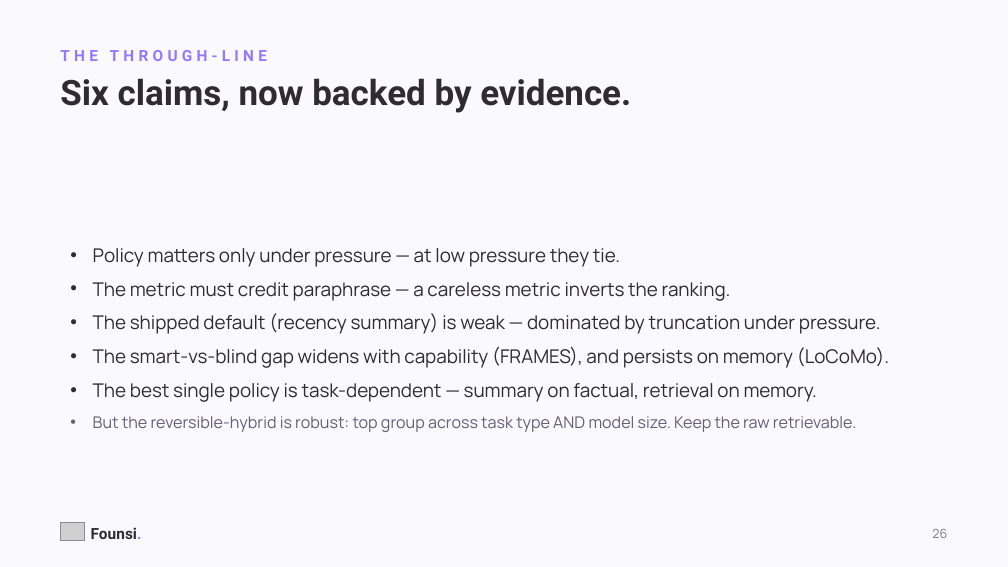
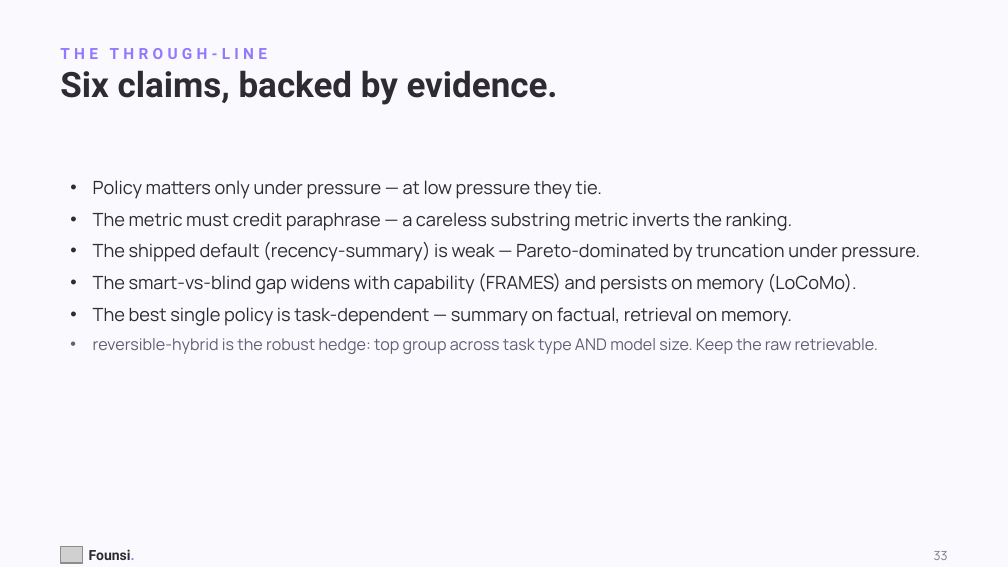
Before and after one commit to kanishkpatel1995/agent-harness, a slide deck: slide 33 of presentation/founsi-context-engineering.pptx (slide 26 before the commit). Drawn at 1008x567 pixels with LibreOffice and Linux fonts; fonts in the diff are those of the drawing; grey boxes stand for pictures. Boxes give left, top, right and bottom in pixels: in the first picture for what was removed or moved away, otherwise in the second. Text is boxed around its words. In the diff, an @@ line names an element or a change of style, - is before the commit and + after.

```diff
--- a/presentation/founsi-context-engineering.pptx
+++ b/presentation/founsi-context-engineering.pptx
@@ text at [60, 70, 558, 105]: text changed @@
-Six claims, now backed by evidence.
+Six claims, backed by evidence.
@@ text "Policy matters only under pressure ...": place and size @@
-text "Policy matters only under pressure ..." at [93, 248, 889, 432]
+text "Policy matters only under pressure ..." at [93, 180, 920, 354]
@@ text "Policy matters only under pressure ..." at [93, 180, 920, 354]: vertical alignment middle to top @@
@@ text at [93, 180, 792, 326]: size 13.5 to 13 pt in "Policy matters only under pressure — at ...", "The best single policy is task-dependent — ..."; less space between paragraphs @@
@@ text at [93, 212, 920, 294]: text changed; size 13.5 to 13 pt @@
-• The metric must credit paraphrase — a careless metric inverts the ranking.
-• The shipped default (recency summary) is weak — dominated by truncation under pressure.
-• The smart-vs-blind gap widens with capability (FRAMES), and persists on memory (LoCoMo).
+• The metric must credit paraphrase — a careless substring metric inverts the ranking.
+• The shipped default (recency-summary) is weak — Pareto-dominated by truncation under pressure.
+• The smart-vs-blind gap widens with capability (FRAMES) and persists on memory (LoCoMo).
@@ text at [93, 338, 878, 354]: text changed @@
-• But the reversible-hybrid is robust: top group across task type AND model size. Keep the raw retrievable.
+• reversible-hybrid is the robust hedge: top group across task type AND model size. Keep the raw retrievable.
@@ picture removed at [60, 522, 85, 540] @@
@@ text removed at [932, 529, 947, 538] @@
-26
@@ picture added at [60, 546, 83, 563] @@
@@ text "Founsi.": place and size @@
-text "Founsi." at [91, 527, 142, 539]
+text "Founsi." at [89, 549, 135, 560]
@@ text "Founsi." at [89, 549, 135, 560]: size 11 to 10 pt @@
@@ text added at [934, 551, 948, 560], 9 pt, text #7E7A8A @@
+33
```
Also in this commit, not shown: 21 other slides changed, 16 slides added, 19 slides removed, 9 other files.
